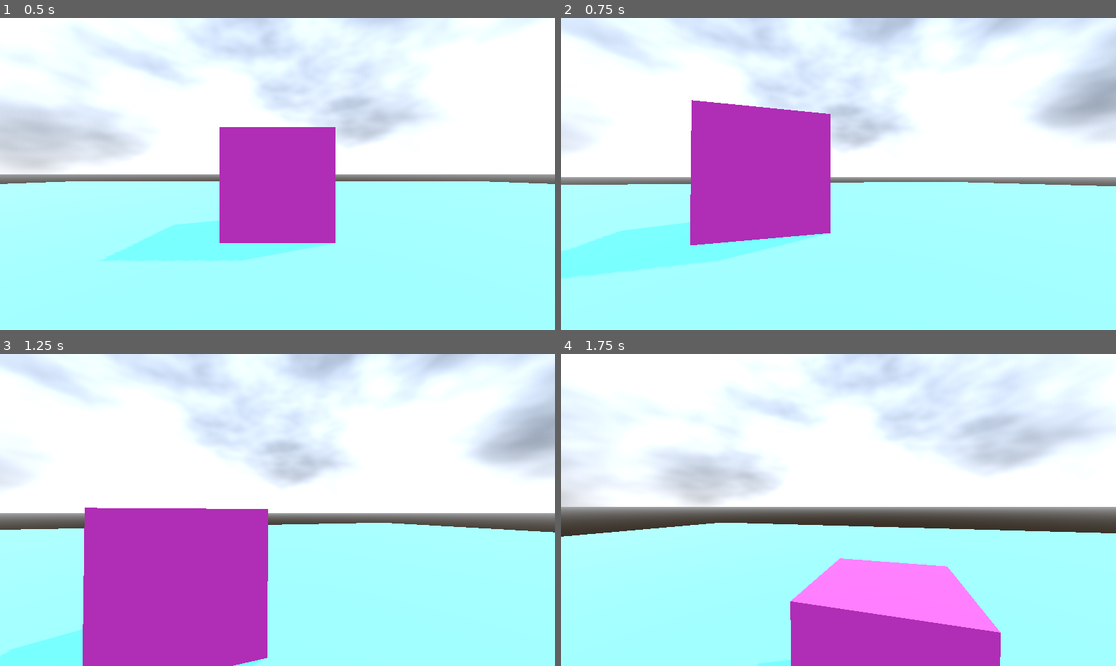
Above: before the commit, frames 1-4 (two rows, left to right).
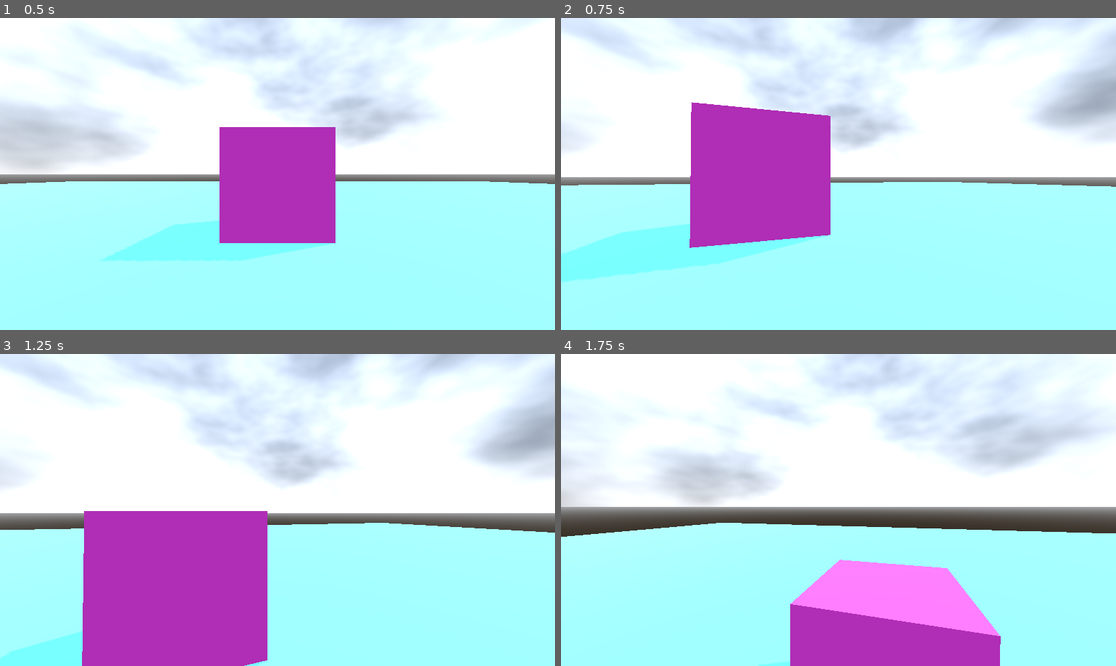
Above: after the commit, the same moments.

Repository: 1Magz1/FPS-Starter-Kit
Game: Godot game, scene res://Levels/General/general.tscn
Same seed, same stepped clock (60 frames per second), same inputs: the game is played once before the commit and once after it.
Inputs (mouse positions are in pixels of both pictures, inside the frame that each line leads up to):
- Up to frame 1 (0.5 s): no input
- Up to frame 2 (0.75 s): tap Enter at 0.5 s; move the mouse to (866, 174) at 0.52 s; hold W (move_forward) from 0.53 s (still down); tap C (action_crouch) at 0.6 s
- Up to frame 3 (1.25 s): keep holding W (move_forward); tap Space (action_jump) at 0.77 s
- Up to frame 4 (1.75 s): keep holding W (move_forward); move the mouse to (810, 510) at 1.27 s; tap Shift (action_walk) at 1.35 s; tap Space (action_jump) at 1.52 s

Frame 1 is identical in both runs. In frame 2, 0.9% of the frame differs, in the area x 0-100%, y 26-85%; in frame 3, 0.5%; in frame 4, 0.7%.

Commit message:
main
fix crouch

Diff:
--- a/Objects/Player/player.gd
+++ b/Objects/Player/player.gd
@@ -11,6 +11,9 @@
 
 @onready var head: Node3D = $Head
 @onready var camera: Camera3D = $Head/Camera
+@onready var idle_collision = $IdleCollision
+@onready var crouch_collision = $CrouchCollision
+@onready var ray_cast = $RayCast
 
 enum MovementState {
 	Idle,
@@ -27,7 +30,7 @@
 	'LEFT': 'move_left',
 	'RIGHT': 'move_right',
 	'FORWARD': 'move_forward',
-	'BACK': 'move_back'
+	'BACK': 'move_backward'
 }
 var gravity = ProjectSettings.get_setting("physics/3d/default_gravity")
 var input_movement = Vector2.ZERO
@@ -56,45 +59,18 @@
 		camera.rotate_x(-event.relative.y * SENSITIVITY)
 		camera.rotation.x = clamp(camera.rotation.x, deg_to_rad(-85), deg_to_rad(85))
 
-func handle_movement(delta):
-	var input := Input.get_vector(
-		movement_list.LEFT,
-		movement_list.RIGHT,
-		movement_list.FORWARD,
-		movement_list.BACK)
-	direction = lerp(direction, (head.transform.basis * Vector3(input.x, 0 , input.y)).normalized(), delta * lerp_speed)
-	var current_speed = 0
+func toogle_switch(action_name: StringName):
+	var is_pressed = Input.is_action_just_pressed(action_name)
+	var is_walk = action_name == action_list.WALK
+	var is_crouch = action_name == action_list.CROUCH
 
-	match current_movement_state:
-		MovementState.Idle:
-			current_speed = 0
-		MovementState.Walk:
-			current_speed = WOLK_SPEED
-		MovementState.Run:
-			current_speed = RUN_SPEED
-		MovementState.Crouch:
-			current_speed = CROUCH_SPEED
-
-	velocity.x = direction.x * current_speed
-	velocity.z = direction.z * current_speed
-	if current_movement_state == MovementState.Crouch:
-		head.position.y = lerp(head.position.y, 1.3, delta * lerp_speed)
-	else:
-		head.position.y = lerp(head.position.y, 1.8, delta * lerp_speed)
-
-func handle_jump(delta):
-	var is_pressed = Input.is_action_just_pressed(action_list.JUMP)
-
-	if is_pressed and is_on_floor():
-		velocity.y = JUMP_VELOCITY
-		current_jump_amount += 1
-	elif is_pressed and current_jump_amount < JUMP_AMOUNT:
-		velocity.y = JUMP_VELOCITY * JUMP_ACC * current_jump_amount
-		current_jump_amount += 1
-	elif !is_on_floor():
-		velocity.y -= JUMP_VELOCITY * delta
-	elif is_on_floor():
-		current_jump_amount = 0
+	if is_pressed and is_walk:
+		is_walk_btn_pressed = !is_walk_btn_pressed
+	elif is_pressed and is_crouch:
+		if ray_cast.is_colliding():
+			is_crouch_btn_pressed = is_crouch_btn_pressed
+		else:
+			is_crouch_btn_pressed = !is_crouch_btn_pressed
 
 func set_movement_state():
 	input_movement = Input.get_vector(
@@ -113,8 +89,46 @@
 	elif is_idle:
 		current_movement_state = MovementState.Idle
 
-func toogle_switch(action_name: StringName):
-	if Input.is_action_just_pressed(action_name) and action_name == action_list.WALK:
-		is_walk_btn_pressed = !is_walk_btn_pressed
-	elif Input.is_action_just_pressed(action_name) and action_name == action_list.CROUCH:
-		is_crouch_btn_pressed = !is_crouch_btn_pressed
+func handle_jump(delta):
+	var is_pressed = Input.is_action_just_pressed(action_list.JUMP)
+
+	if is_pressed and is_on_floor():
+		velocity.y = JUMP_VELOCITY
+		current_jump_amount += 1
+	elif is_pressed and current_jump_amount < JUMP_AMOUNT:
+		velocity.y = JUMP_VELOCITY * JUMP_ACC * current_jump_amount
+		current_jump_amount += 1
+	elif !is_on_floor():
+		velocity.y -= JUMP_VELOCITY * delta
+	elif is_on_floor():
+		current_jump_amount = 0
+
+func handle_movement(delta):
+	var move_transform = (head.transform.basis * Vector3(input_movement.x, 0 , input_movement.y)).normalized()
+	direction = lerp(direction, move_transform, delta * lerp_speed)
+
+	velocity.x = direction.x * get_current_speed()
+	velocity.z = direction.z * get_current_speed()
+
+	if current_movement_state == MovementState.Crouch:
+		head.position.y = lerp(head.position.y, 1.3, delta * lerp_speed)
+		idle_collision.disabled = true
+		crouch_collision.disabled = false
+	else:
+		head.position.y = lerp(head.position.y, 1.8, delta * lerp_speed)
+		idle_collision.disabled = false
+		crouch_collision.disabled = true
+
+func get_current_speed()-> int:
+	var current_speed = 0
+
+	match current_movement_state:
+		MovementState.Idle:
+			current_speed = 0
+		MovementState.Walk:
+			current_speed = WOLK_SPEED
+		MovementState.Run:
+			current_speed = RUN_SPEED
+		MovementState.Crouch:
+			current_speed = CROUCH_SPEED
+	return current_speed
--- a/Objects/Player/player.tscn
+++ b/Objects/Player/player.tscn
@@ -6,17 +6,30 @@
 
 [sub_resource type="CapsuleShape3D" id="CapsuleShape3D_7y415"]
 
+[sub_resource type="CapsuleShape3D" id="CapsuleShape3D_vfsrj"]
+height = 1.3
+
 [node name="Player" type="CharacterBody3D"]
 transform = Transform3D(1, 0, 0, 0, 1, 0, 0, 0, 1, 2.08165e-12, 2.08165e-12, 2.08165e-12)
 script = ExtResource("1_cfl0d")
 
+[node name="RayCast" type="RayCast3D" parent="."]
+transform = Transform3D(1, 0, 0, 0, 1, 0, 0, 0, 1, 2.08165e-12, 2.08165e-12, 2.08165e-12)
+target_position = Vector3(2.08165e-12, 2, 2.08165e-12)
+
 [node name="Mesh" type="MeshInstance3D" parent="."]
 transform = Transform3D(1, 0, 0, 0, 1, 0, 0, 0, 1, 2.08165e-12, 1, 2.08165e-12)
+cast_shadow = 0
 mesh = SubResource("CapsuleMesh_p5sv7")
 
-[node name="Collision" type="CollisionShape3D" parent="."]
+[node name="IdleCollision" type="CollisionShape3D" parent="."]
 transform = Transform3D(1, 0, 0, 0, 1, 0, 0, 0, 1, 2.08165e-12, 1, 2.08165e-12)
 shape = SubResource("CapsuleShape3D_7y415")
+
+[node name="CrouchCollision" type="CollisionShape3D" parent="."]
+transform = Transform3D(1, 0, 0, 0, 1, 0, 0, 0, 1, 2.08165e-12, 0.604, 2.08165e-12)
+shape = SubResource("CapsuleShape3D_vfsrj")
+disabled = true
 
 [node name="Head" type="Node3D" parent="."]
 transform = Transform3D(1, 0, 0, 0, 1, 0, 0, 0, 1, 2.08165e-12, 1.8, 2.08165e-12)
Not shown: 1 places in Objects/Player/player.tscn that only renumber resources
